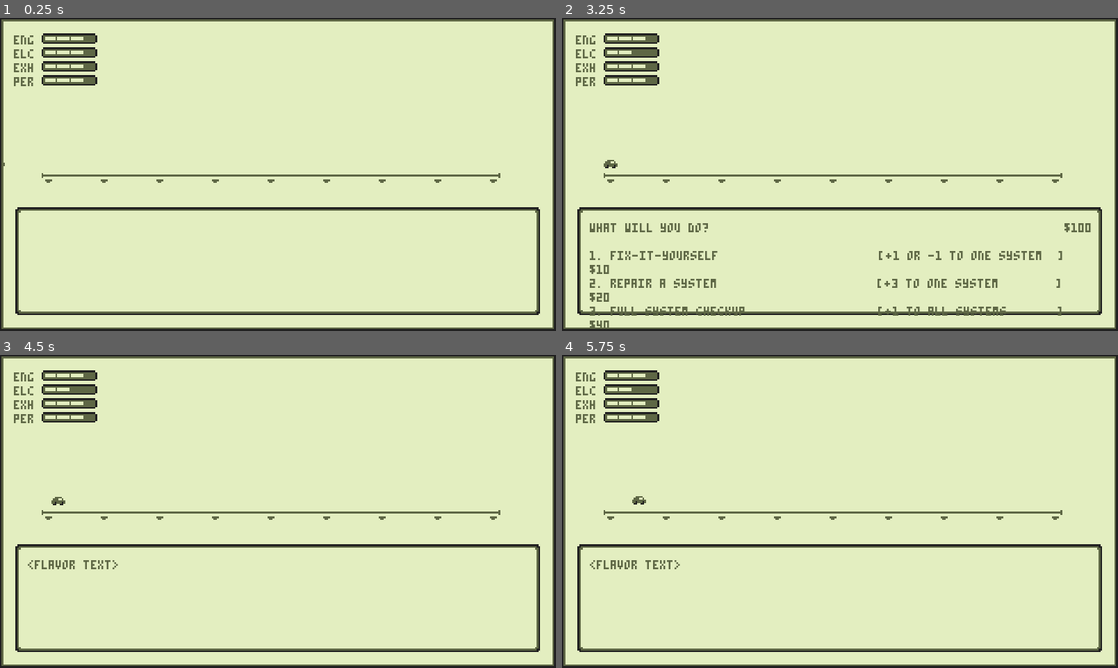
Above: before the commit, frames 1-4 (two rows, left to right).
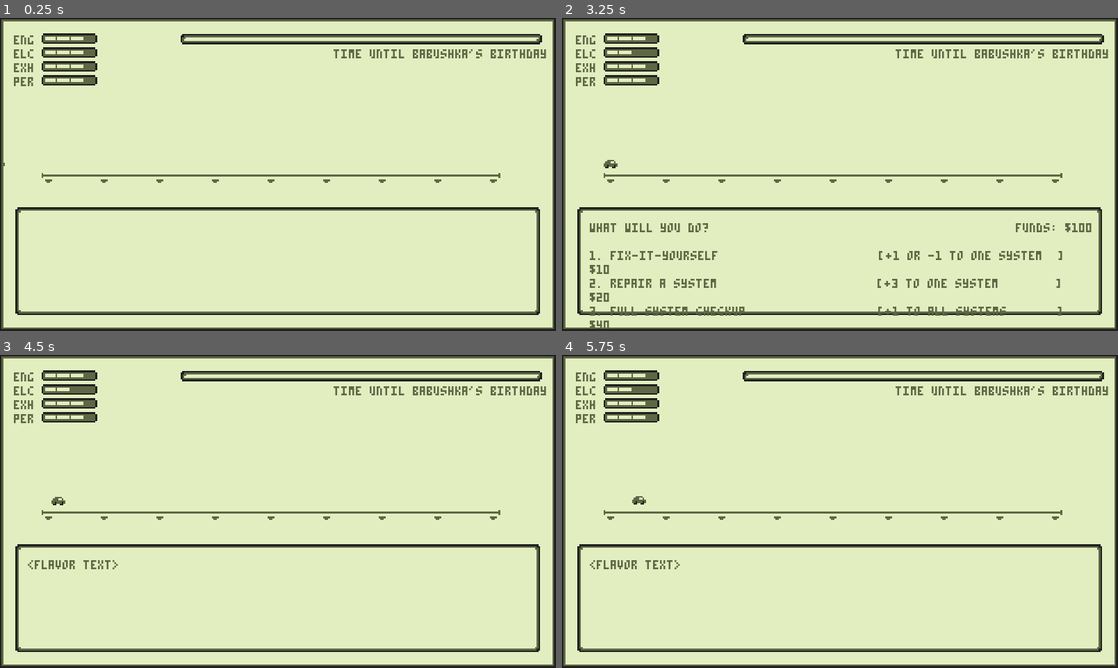
Above: after the commit, the same moments.

Repository: m-trigo/laika
Game: Godot game, scene res://src/scenes/Main.tscn
The game is run twice, just before and just after one commit, with the same random seed, the same clock (stepped at 60 frames per second) and the same inputs. Sound files missing from this copy of the repository are replaced by a short silence.
Inputs:
- Up to frame 1 (0.25 s): no input
- Up to frame 2 (3.25 s): tap Enter at 0.5 s; tap 1 at 0.6, 1.35, 2.3, 3.05 s; tap 2 at 2.1 s; tap 3 at 2.85 s
- Up to frame 3 (4.5 s): tap Space at 3.5 s; tap 4 at 3.6 s; tap 1 at 3.8, 4.35 s
- Up to frame 4 (5.75 s): tap 1 at 5.1 s

The runs differ from the first frame. In frame 1, 2.0% of the frame differs, in the area x 32-99%, y 5-13%; in frame 2, 2.2%, in the area x 32-99%, y 5-69%; in frame 3, 2.0%; in frame 4, 2.0%.

Commit message:
Adds the time bar showing how long until babushka's birthday

Diff:
--- a/src/scenes/Main.tscn
+++ b/src/scenes/Main.tscn
@@ -8,6 +8,8 @@
 [ext_resource path="res://assets/fonts/PICO-8.tres" type="DynamicFont" id=6]
 [ext_resource path="res://src/scenes/Track.tscn" type="PackedScene" id=7]
 [ext_resource path="res://assets/audio/mounta_king.wav" type="AudioStream" id=8]
+[ext_resource path="res://assets/sprites/time_bar_empty.png" type="Texture" id=9]
+[ext_resource path="res://assets/sprites/time_bar_full.png" type="Texture" id=10]
 
 [node name="Main" type="Node2D"]
 script = ExtResource( 1 )
@@ -69,6 +71,34 @@
 "_edit_use_anchors_": false
 }
 
+[node name="TimeLeft" type="TextureProgress" parent="Frame"]
+anchor_left = 1.0
+anchor_right = 1.0
+margin_left = -216.0
+margin_top = 9.0
+margin_right = -8.0
+margin_bottom = 15.0
+step = 0.1
+value = 100.0
+texture_under = ExtResource( 9 )
+texture_progress = ExtResource( 10 )
+fill_mode = 1
+__meta__ = {
+"_edit_use_anchors_": false
+}
+
+[node name="TimeBarLabel" type="Label" parent="Frame"]
+margin_left = 192.0
+margin_top = 18.0
+margin_right = 312.0
+margin_bottom = 23.0
+custom_fonts/font = ExtResource( 6 )
+custom_colors/font_color = Color( 0.368627, 0.403922, 0.270588, 1 )
+text = "TIME UNTIL BABUSHKA'S BIRTHDAY"
+__meta__ = {
+"_edit_use_anchors_": false
+}
+
 [node name="AudioStreamPlayer" type="AudioStreamPlayer" parent="."]
 stream = ExtResource( 8 )
 autoplay = true
--- a/src/scripts/Main.gd
+++ b/src/scripts/Main.gd
@@ -52,7 +52,7 @@
 var funds : int = 100
 
 func display_options() -> void:
-	var string := "WHAT WILL YOU DO?%55s" % "$%s\n" % funds
+	var string := "WHAT WILL YOU DO?%55s" % "FUNDS: $%s\n" % funds
 	for i in range( len( options ) ):
 		var option = options[ i ]
 		var formatted = "{number}. {name}{effect}{price}".format({
@@ -134,6 +134,11 @@
 func _on_Esc_pressed() -> void:
 		get_tree().quit()
 
+var deadline : float = 146
+var elapsed : float = 0
+func _process( _delta : float ) ->void :
+	elapsed = $AudioStreamPlayer.get_playback_position()
+	$Frame/TimeLeft.value = ( ( deadline - elapsed ) / deadline ) * 100
 func _ready() -> void :
 	randomize()
 	for system in $Systems.get_children():
Binary file added: assets/sprites/time_bar_empty.png
Not shown, added: assets/sprites/time_bar_empty.png.import
Binary file added: assets/sprites/time_bar_full.png
Not shown, added: assets/sprites/time_bar_full.png.import
Not shown: 1 places in src/scenes/Main.tscn that only renumber resources
